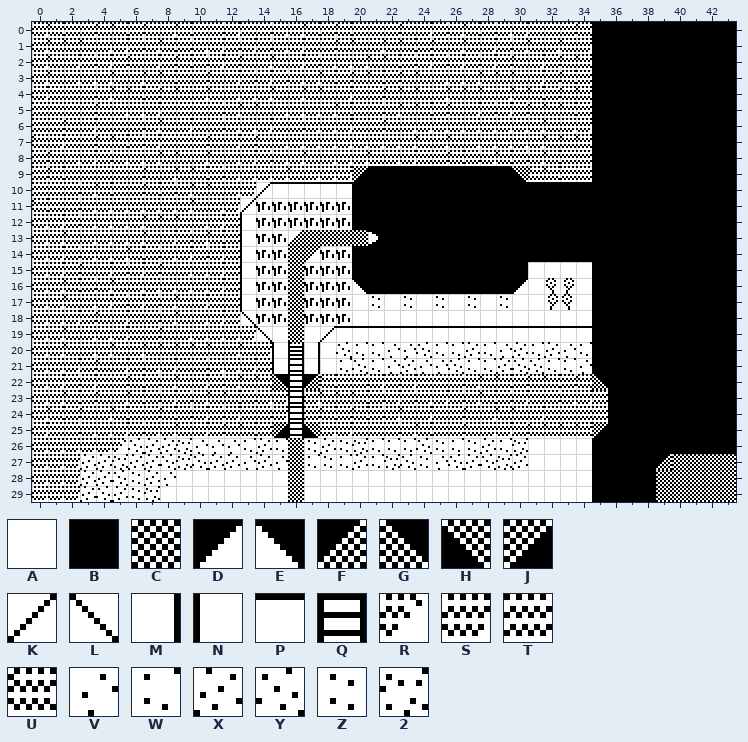
A Tiled map (JSON) gets an edit: projects/project3/assets/maps/map2B.json. The picture above was drawn from the file before the commit.
Cells are 16x16 px. Shown: x 0..43, y 0..29.
Key: from "map_tileset": A 0, B 1, C 2, D 11, E 12, F 15, G 16, H 17, J 18, K 80, L 81, M 83, N 84, P 85, Q 88, R 123, S 125, T 127, U 129, V 135, W 136, X 137, Y 138, Z 139, 2 140.
_ is an empty cell.
Layers that did not change in this view are not listed.
Layer "blocked" before, first column x 0:
 0 SUTTUUTUSUTTSTTSSUTUTTTUSTSUTSSTTTUBBBBBBBBB
 1 SUUUSSTSUTSSTSTSSTTUUSUUTUSUSTSUSUSBBBBBBBBB
 2 SUSTSTUSTUTSTUSUST_S_UUTSTSTSTUSTUUBBBBBBBBB
 3 SUSSSUSUUTTUST_TSSUTUUTUUSSSUUUSTUTBBBBBBBBB
 4 STTTSUUTUUSU_S_USUUSTTUUUSUUUSUUTUUBBBBBBBBB
 5 TTTTUSSSTTTT_UUSSSSUTTSUUTUSTSTUUUTBBBBBBBBB
 6 TTUSTTTSUSTTSSSTTSSSTTUSSSSSSSSSUSSBBBBBBBBB
 7 USTTUUTSTTTUSTUSSSSSSSSSUSUSSSSSUUUBBBBBBBBB
 8 TUSSTSSSUUSUSSTSSUSSSUSSTTUTSUTSUTTBBBBBBBBB
 9 TUTTTTTUSUUTSSSSUSSSJBBBBBBBBBHUUTTBBBBBBBBB
10 TTTSUTTUTSUUSSKPPPPPBBBBBBBBBBBBBBBBBBBBBBBB
11 UTTSSSSSSSUSSK______BBBBBBBBBBBBBBBBBBBBBBBB
12 __T____UUUSSTN______BBBBBBBBBBBBBBBBBBBBBBBB
13 __USSSSUSTSUTN________BBBBBBBBBBBBBBBBBBBBBB
14 __T___UTSSTSTN______BBBBBBBBBBBBBBBBBBBBBBBB
15 __TUSTSTUSSSTN______BBBBBBBBBBB____BBBBBBBBB
16 __UT_US____STN______EBBBBBBBBBD____BBBBBBBBB
17 __USSTSTSUSTTN_____________________BBBBBBBBB
18 __STUSTTSUSSTL_____________________BBBBBBBBB
19 __USSSTTUSSSSSL___KPPPPPPPPPPPPPPPPBBBBBBBBB
20 __USSUSUUUUUSUSN_MAYWWVVYWWXWVXWXVWBBBBBBBBB
21 __STUSTSSTTSSSTNQMAWYWVXVVYWWXYYWWVBBBBBBBBB
22 __TSTTUTSUSTSUUGQFUTTSTSTTTSUUTUUTUGBBBBBBBB
23 __UTUSUTSTSUUTSSQSUUUTSTSSTSUTSTTSSTBBBBBBBB
24 _UTUSUTTUTSTSTTSQTUTUTSUSTTUSUUSTTTTBBBBBBBB
25 _TTSSSTSSUSTUUTJQHSSTTTSUTTUSSTUUUUJBBBBBBBB
26 _SSSSRYXX2VVVWXW___________________BBBBBBBBB
27 __SXX2XXY2YXXVXV___________________BBBBFCCC_
28 __SXXYZXV__________________________BBBBCCCC_
29 ___XYXZ2____________________________________
Once edited:
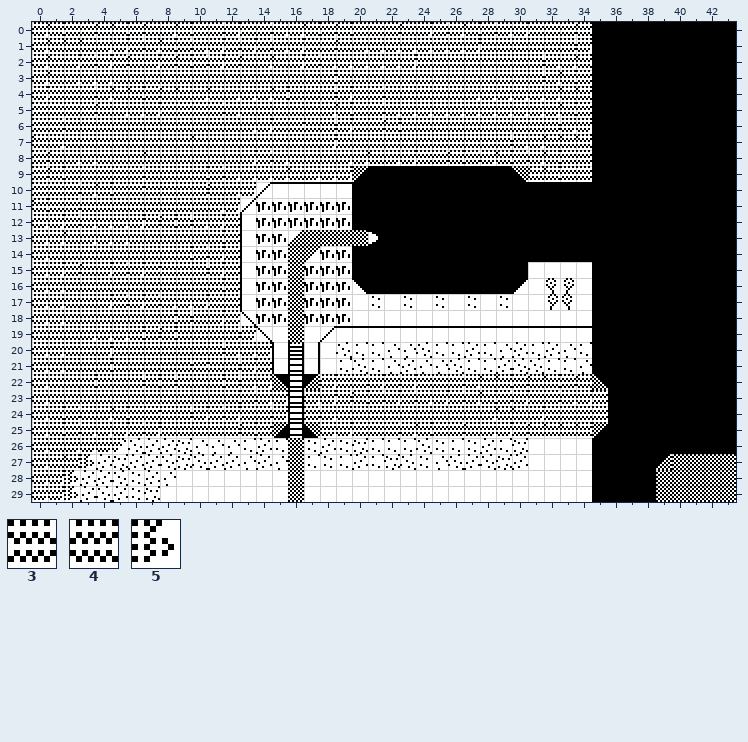
Further tiles: from "map_tileset": 3 126, 4 128, 5 133.
What changed:
Changed rows in their new state; . is an unchanged cell.
Layer "blocked":
first column x 0:
 1 ....................S.SSSS.S333333
 2 .....................SSS33333333SS
 3 .....444444444444443333333333333S.
 4 ................333...44444SS.SSS.
 5 .............44444.....SSSS.S.SSS.
 6 ..44444444444....33....3333333333.
 7 ..44444444U4444444.33333333333....
 8 ....444U44444...444...............
 9 .......4444.......................
10 .......3333.......................
11 ...44444444.......................
12 .......3.3........................
13 ......444444......................
14 .444444444........................
15 ........333.......................
16 ..4444444444......................
17 ..44.....S........................
18 ..444444434.......................
19 444...43.3333.....................
20 ..44.3333333.S....................
21 ..44433333.33.....................
22 .444333434443SS...S...............
23 .444444444444.....S3..............
24 .4.4....33........S444444444......
25 .4......33333.....................
26 .4................................
27 .4U5..............................
28 ..5...............................
29 ..5...............................
